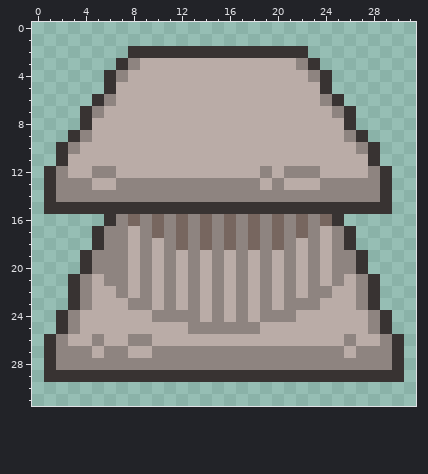
One commit to this pixel-art sprite: sprites/spr_pedestal/a7d56659-e767-421e-b2b4-49575c3653f8.png. That is the earlier state.
The file is 32x32 pixels.
Now the later version:
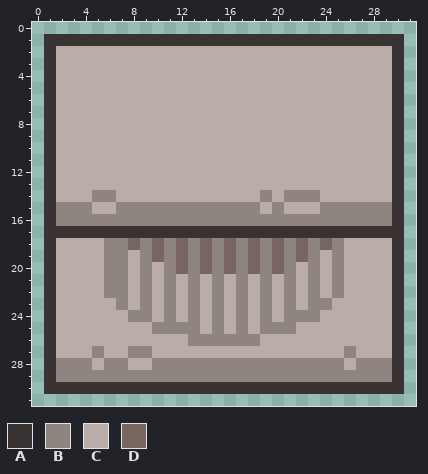
Palette (. is transparent): A #383332  B #8e8480  C #baaca7  D #77665f
The edit:
@@ x 0..31 @@
  0 ................................
- 1 ................................
- 2 ........AAAAAAAAAAAAAAA.........
- 3 .......ABCCCCCCCCCCCCCBA........
- 4 ......ABCCCCCCCCCCCCCCCBA.......
- 5 ......ACCCCCCCCCCCCCCCCCA.......
- 6 .....ABCCCCCCCCCCCCCCCCCBA......
- 7 ....ABCCCCCCCCCCCCCCCCCCCBA.....
- 8 ....ACCCCCCCCCCCCCCCCCCCCCA.....
- 9 ...ABCCCCCCCCCCCCCCCCCCCCCBA....
-10 ..ABCCCCCCCCCCCCCCCCCCCCCCCBA...
-11 ..ACCCCCCCCCCCCCCCCCCCCCCCCCA...
-12 .ABCCBBCCCCCCCCCCCCBCBBBCCCCBA..
-13 .ABBBCCBBBBBBBBBBBBCBCCCBBBBBA..
-14 .ABBBBBBBBBBBBBBBBBBBBBBBBBBBA..
-15 .AAAAAAAAAAAAAAAAAAAAAAAAAAAAA..
-16 ......ABDBDBDBDBDBDBDBDBDA......
-17 .....ABBCBDBDBDBDBDBDBDBCBA.....
-18 .....ABBCBCBDBDBDBDBDBCBCBA.....
-19 ....ABBBCBCBCBCBCBCBCBCBCBBA....
-20 ....ABBBCBCBCBCBCBCBCBCBCBBA....
-21 ...ABCBBCBCBCBCBCBCBCBCBCBCBA...
-22 ...ABCCBCBCBCBCBCBCBCBCBBCCBA...
-23 ...ABCCCBBCBCBCBCBCBCBBBCCCBA...
-24 ..ABCCCCCCBBBBCBCBCBBBCCCCCCBA..
-25 ..ABCCCCCCCCCBBBBBBCCCCCCCCCBA..
-26 .ABCCBCCBBCCCCCCCCCCCCCCCCBCCBA.
-27 .ABBBCBBCCBBBBBBBBBBBBBBBBCBBBA.
-28 .ABBBBBBBBBBBBBBBBBBBBBBBBBBBBA.
-29 .AAAAAAAAAAAAAAAAAAAAAAAAAAAAAA.
-30 ................................
+ 1 .AAAAAAAAAAAAAAAAAAAAAAAAAAAAAA.
+ 2 .ACCCCCCCCCCCCCCCCCCCCCCCCCCCCA.
+ 3 .ACCCCCCCCCCCCCCCCCCCCCCCCCCCCA.
+ 4 .ACCCCCCCCCCCCCCCCCCCCCCCCCCCCA.
+ 5 .ACCCCCCCCCCCCCCCCCCCCCCCCCCCCA.
+ 6 .ACCCCCCCCCCCCCCCCCCCCCCCCCCCCA.
+ 7 .ACCCCCCCCCCCCCCCCCCCCCCCCCCCCA.
+ 8 .ACCCCCCCCCCCCCCCCCCCCCCCCCCCCA.
+ 9 .ACCCCCCCCCCCCCCCCCCCCCCCCCCCCA.
+10 .ACCCCCCCCCCCCCCCCCCCCCCCCCCCCA.
+11 .ACCCCCCCCCCCCCCCCCCCCCCCCCCCCA.
+12 .ACCCCCCCCCCCCCCCCCCCCCCCCCCCCA.
+13 .ACCCCCCCCCCCCCCCCCCCCCCCCCCCCA.
+14 .ACCCBBCCCCCCCCCCCCBCBBBCCCCCCA.
+15 .ABBBCCBBBBBBBBBBBBCBCCCBBBBBBA.
+16 .ABBBBBBBBBBBBBBBBBBBBBBBBBBBBA.
+17 .AAAAAAAAAAAAAAAAAAAAAAAAAAAAAA.
+18 .ACCCCBBDBDBDBDBDBDBDBDBDBCCCCA.
+19 .ACCCCBBCBDBDBDBDBDBDBDBCBCCCCA.
+20 .ACCCCBBCBCBDBDBDBDBDBCBCBCCCCA.
+21 .ACCCCBBCBCBCBCBCBCBCBCBCBCCCCA.
+22 .ACCCCBBCBCBCBCBCBCBCBCBCBCCCCA.
+23 .ACCCCCBCBCBCBCBCBCBCBCBBCCCCCA.
+24 .ACCCCCCBBCBCBCBCBCBCBBBCCCCCCA.
+25 .ACCCCCCCCBBBBCBCBCBBBCCCCCCCCA.
+26 .ACCCCCCCCCCCBBBBBBCCCCCCCCCCCA.
+27 .ACCCBCCBBCCCCCCCCCCCCCCCCBCCCA.
+28 .ABBBCBBCCBBBBBBBBBBBBBBBBCBBBA.
+29 .ABBBBBBBBBBBBBBBBBBBBBBBBBBBBA.
+30 .AAAAAAAAAAAAAAAAAAAAAAAAAAAAAA.
 31 ................................
Boxes around the changes in both pictures, in picture pixels (x1, y1, x2, y2):
changed: (44, 34, 404, 394)
